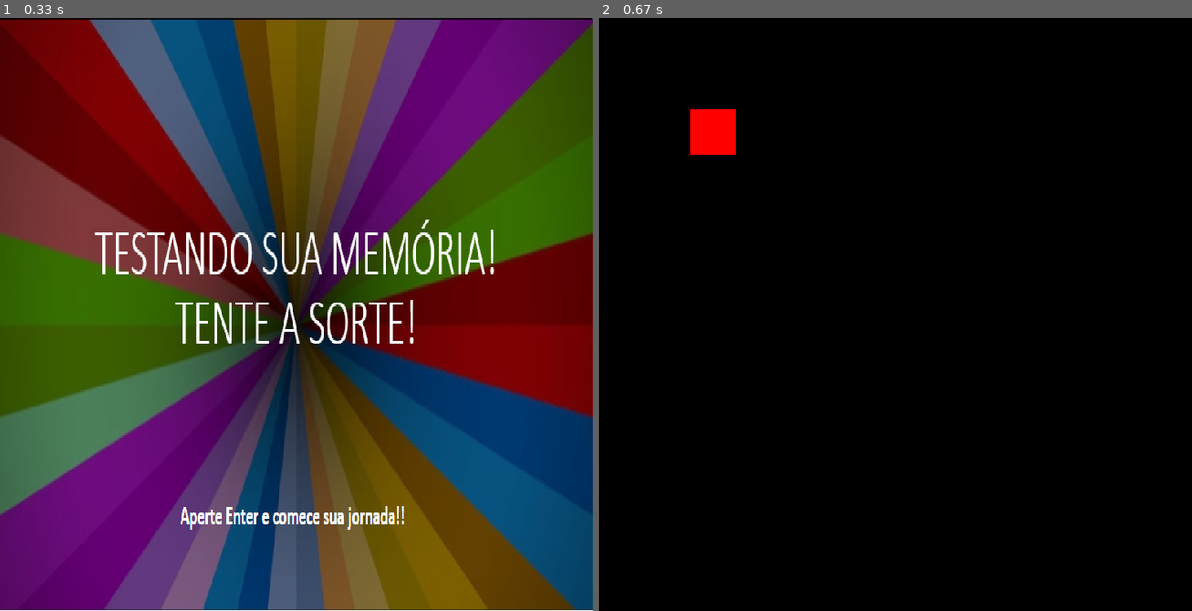
Above: before the commit, frames 1-2 (left to right).
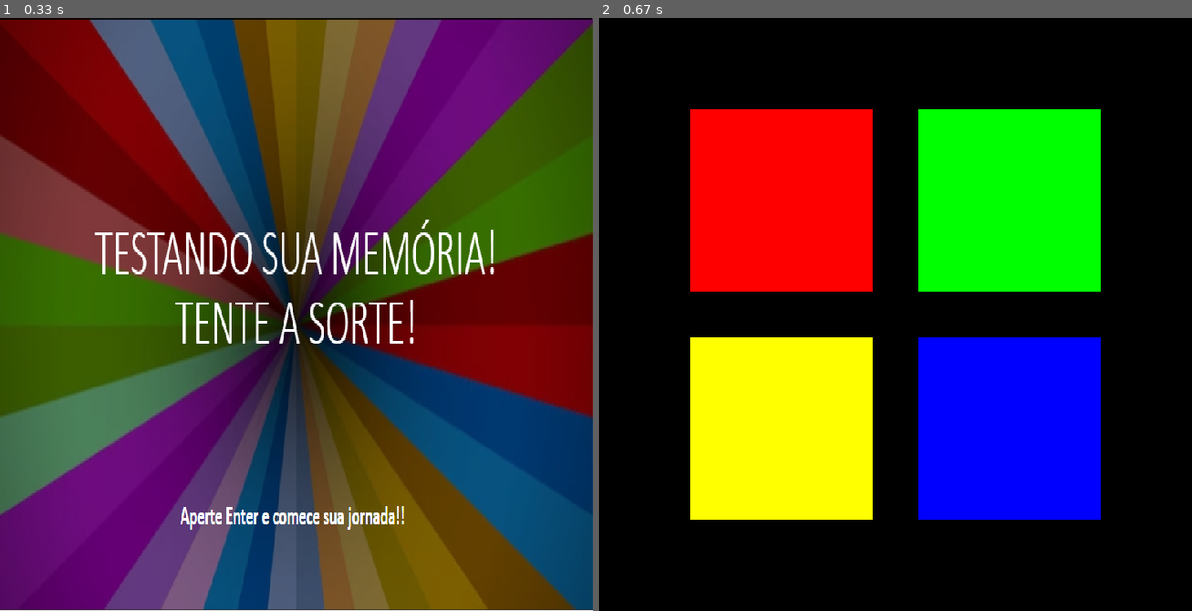
Above: after the commit, the same moments.

Repository: CaioNovelli/Projeto_Final_Pygame
Game: pygame game, started from Código Pygame.py
Same seed, same stepped clock (60 frames per second), same inputs: the game is played once before the commit and once after it.
Inputs:
- Up to frame 1 (0.33 s): no input
- Up to frame 2 (0.67 s): tap Enter at 0.33 s

Frame 1 is identical in both runs. In frame 2, 37% of the frame differs, in the area x 15-85%, y 15-85%.

Commit message:
cores colocadas no fundo preto

Diff:
--- a/Código Pygame.py
+++ b/Código Pygame.py
@@ -32,7 +32,10 @@
 
     elif estado == 'tela_preta':
         window.fill((0, 0, 0))  # Preenche com a cor preta
-        pygame.draw.rect(window, (255,0,0), (100,100,50,50))
+        pygame.draw.rect(window, (255,0,0), (100,100,200,200))
+        pygame.draw.rect(window, (0,255,0), (350,100,200,200))
+        pygame.draw.rect(window, (255,255,0), (100,350,200,200))
+        pygame.draw.rect(window, (0,0,255), (350,350,200,200))
 
 
 
